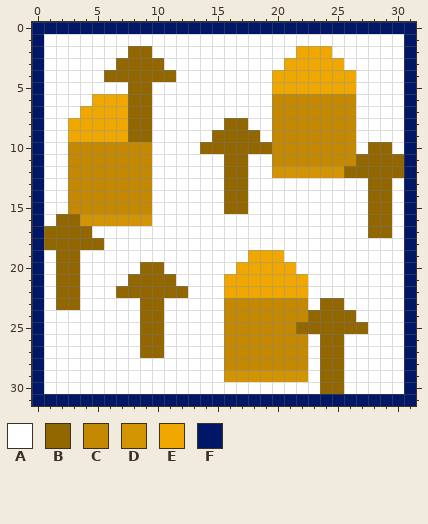
One commit to this pixel-art sprite: Assets/Sprites/Lootables/ShootingBoost.png. The picture above is the old version.
The file is 32x32 pixels. Colours within 5 levels of each other are drawn and written as one.
Palette (. is transparent): A #ffffff  B #936700  C #c48900  D #d29400  E #f0a800  F #001666
The result:
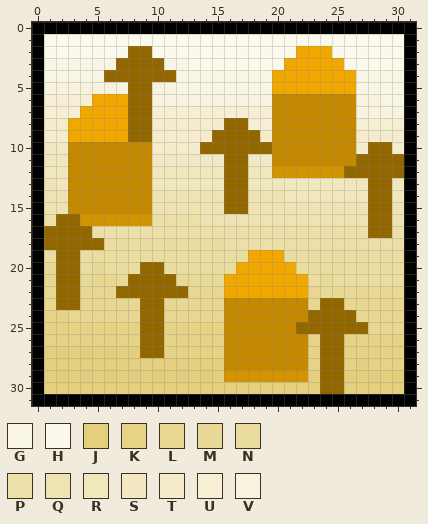
Colours new in this view: G #f9f5e4  H #fbf8ec  J #e4cf7e  K #e6d386  L #e8d791  M #e9d997  N #ebdca0  P #eddfa8  Q #efe3b3  R #f1e7bd  S #f2e9c4  T #f4eccd  U #f6efd3  V #f8f3de
Changes in this commit:
Colour F changes from #001666 to #000000.
The edit turns colour A into colour G in row 3 at x 1 to 6 and 11 to 12; in row 4 at x 1 to 5, 12 to 19 and 27 to 30; in row 5 at x 12 to 19 and 27 to 30; in row 6 at x 29 to 30.
The edit turns colour A into colour H in row 1 at x 1 to 30; in row 2 at x 1 to 7, 10 to 21 and 25 to 30; in row 3 at x 13 to 20 and 26 to 30.
The edit turns colour A into colour J in row 27 at x 1 to 8; in row 28 at x 1 to 15 and 27; in row 29 at x 1 to 15, 23 and 26 to 30; in row 30 at x 1 to 23 and 26 to 30.
The edit turns colour A into colour K in row 24 at x 1 to 2; in row 25 at x 1 to 8 and 11 to 15; in row 26 at x 1 to 8, 11 to 15, 23 and 26 to 30; in row 27 at x 11 to 15, 23 and 26 to 30; in row 28 at x 23, 26 and 28 to 30.
The edit turns colour A into colour L in row 21 at x 1 and 5 to 6; in row 22 at x 1, 4 to 6, 13 to 15 and 23; in row 23 at x 1, 4 to 8, 11 to 15, 23 and 26 to 30; in row 24 at x 3 to 8, 11 to 15 and 27 to 30; in row 25 at x 28 to 30.
The edit turns colour A into colour M in row 20 at x 1 and 5; in row 21 at x 4, 7, 12 to 15 and 24; in row 22 at x 24 to 30.
The edit turns colour A into colour N in row 18 at x 6 to 15; in row 19 at x 1, 4 to 17 and 21 to 30; in row 20 at x 4, 6 to 8, 11 to 16 and 22 to 30; in row 21 at x 23 and 25 to 30.
The edit turns colour A into colour P in row 16 at x 1 and 10 to 13; in row 17 at x 5 to 27 and 30; in row 18 at x 16 to 30.
The edit turns colour A into colour Q in row 13 at x 1; in row 14 at x 1 to 2, 10 to 15 and 18 to 20; in row 15 at x 1 to 2, 10 to 15, 18 to 27 and 30; in row 16 at x 14 to 27 and 30.
The edit turns colour A into colour R in row 11 at x 1 to 2; in row 12 at x 1 to 2, 10 to 15 and 18 to 19; in row 13 at x 2, 10 to 15, 18 to 27 and 30; in row 14 at x 21 to 27 and 30.
The edit turns colour A into colour S in row 10 at x 1 to 2; in row 11 at x 10 to 15 and 18 to 19.
The edit turns colour A into colour T in row 8 at x 1 to 2 and 10 to 15; in row 9 at x 1 to 2, 10 to 14, 19 and 27 to 30; in row 10 at x 10 to 13, 27 and 30.
The edit turns colour A into colour U in row 6 at x 1 to 4; in row 7 at x 1 to 3 and 10 to 19; in row 8 at x 18 to 19 and 27 to 30.
The edit turns colour A into colour V in row 5 at x 1 to 7 and 10 to 11; in row 6 at x 10 to 19 and 27 to 28; in row 7 at x 27 to 30.
Changed places in both pictures, as pixel boxes (x1, y1, x2, y2):
changed: (32, 22, 416, 406)
